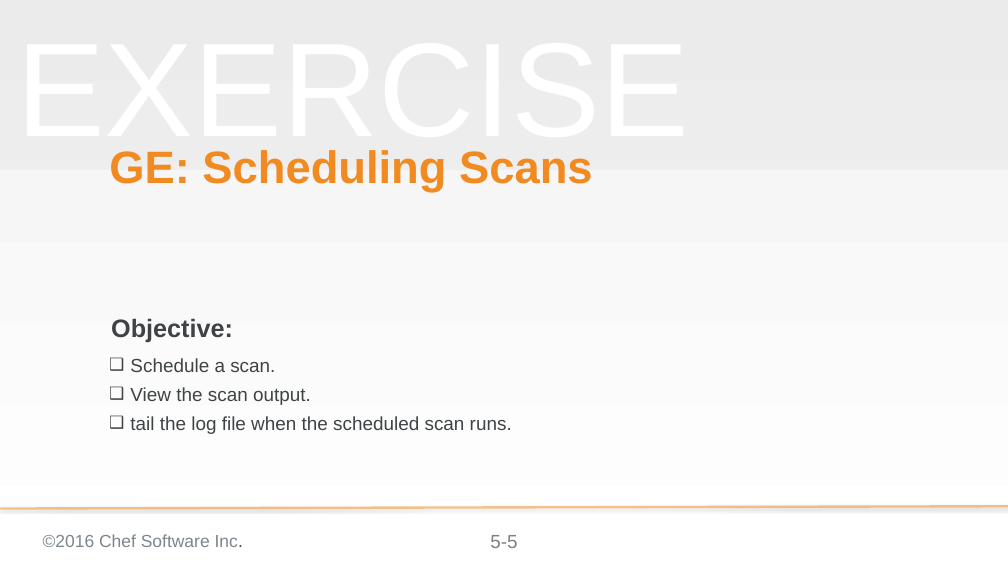
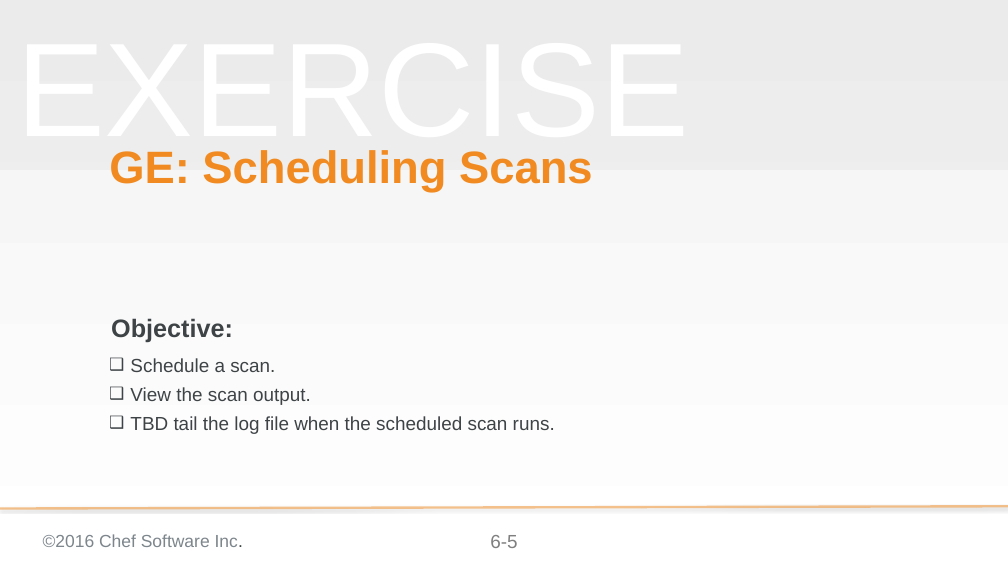
Before and after one commit to bchamby/chef-compliance-installation-configuration-operation, a slide deck: slide 5 of 06-scheduling-scans-reports.pptx. Drawn at 1008x567 pixels with LibreOffice and Linux fonts; fonts in the diff are those of the drawing; background and template pictures are left out. Boxes give left, top, right and bottom in pixels: in the first picture for what was removed or moved away, otherwise in the second. Text is boxed around its words. In the diff, an @@ line names an element or a change of style, - is before the commit and + after.

Commit message:
added log file tailing and more scheduling info

```diff
--- a/06-scheduling-scans-reports.pptx
+++ b/06-scheduling-scans-reports.pptx
@@ text at (130,416,555,434): text changed @@
-❑ tail the log file when the scheduled scan runs.
+❑ TBD tail the log file when the scheduled scan runs.
```
Also in this commit, not shown: 6 other slides changed, 2 slides added.
